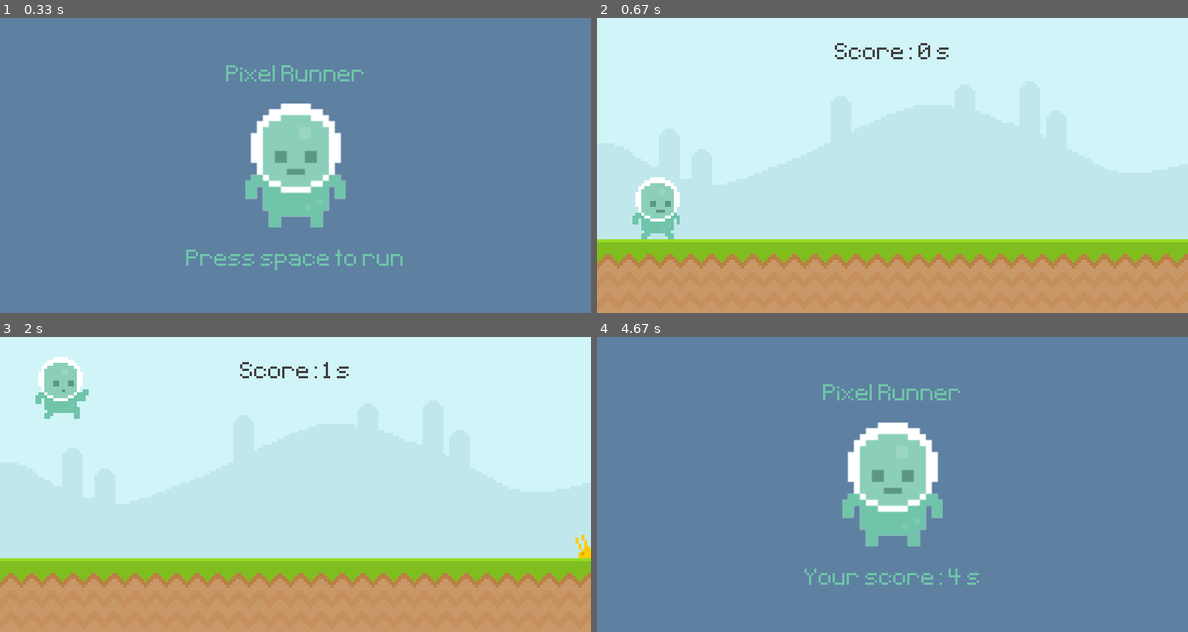
Above: before the commit, frames 1-4 (two rows, left to right).
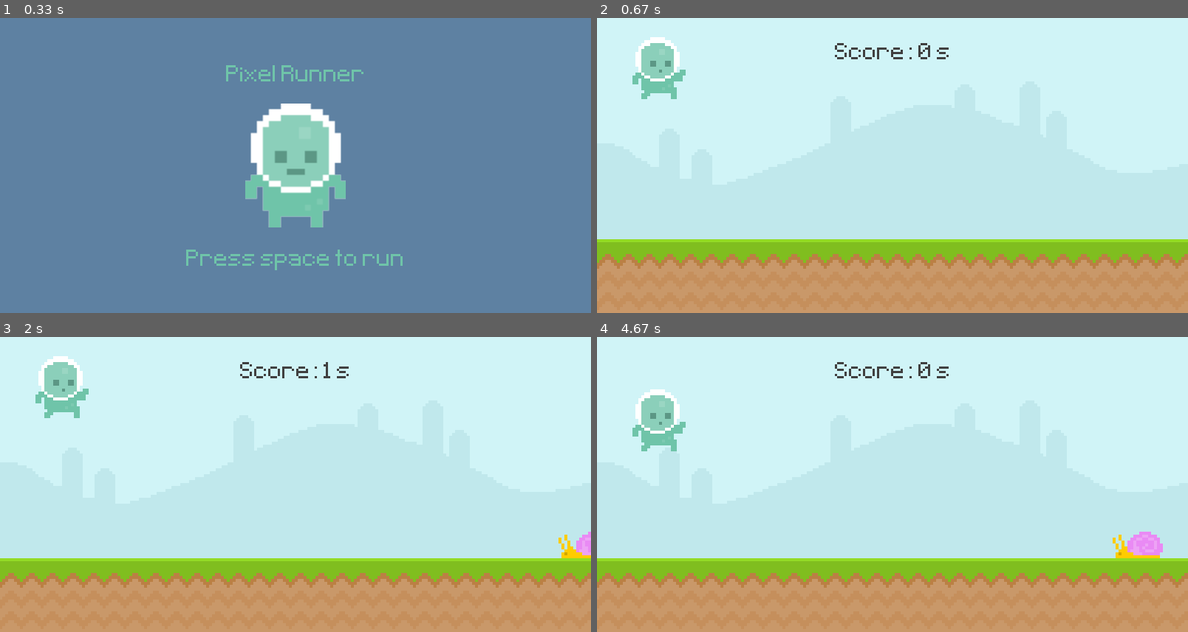
Above: after the commit, the same moments.

Repository: bstew794/PyGame_Tutorial
Game: pygame game, started from Runner.py
Two runs of this game, one before a commit and one after it. Both use one fixed random seed, a clock stepped at 60 frames per second and the inputs below.
Inputs (mouse positions are in pixels of both pictures, inside the frame that each line leads up to):
- Up to frame 1 (0.33 s): no input
- Up to frame 2 (0.67 s): tap Space at 0.33 s
- Up to frame 3 (2 s): hold Space 0.67-1.13 s; press the mouse at (59, 525) at 1.7 s; move the mouse to (218, 487) at 1.8 s; release the mouse at (372, 449) at 1.93 s
- Up to frame 4 (4.67 s): press the mouse at (656, 525) at 2.53 s; move the mouse to (851, 519) at 2.63 s; release the mouse at (1052, 516) at 2.77 s; hold Space 2.83-3.3 s; tap Space at 3.83 s; hold Space 4.17-4.63 s

Frame 1 is identical in both runs. In frame 2, 2.6% of the frame differs, in the area x 6-15%, y 6-75%; in frame 3, 0.4%; in frame 4, 100%, in the area x 0-100%, y 0-100%.

Commit message:
Major refactoring to use sprites for more of a OOP instead of FOP approach

Diff:
--- a/Runner.py
+++ b/Runner.py
@@ -2,7 +2,133 @@
 # import necessary modules
 import pygame
 from sys import exit
-from random import randint
+from random import randint, choice
+
+
+# This class derives from a PyGame Sprite to provide surfaces and rectangles for the player
+class Play(pygame.sprite.Sprite):
+    # Initializer function that inherits from the parent class
+    def __init__(self):
+        # Super initializer
+        super().__init__()
+
+
+        # Load player walking images into surfaces and save to list with index
+        walk_1 = pygame.image.load('Graphics/Player/walk1.png').convert_alpha()
+        walk_2 = pygame.image.load('Graphics/Player/walk2.png').convert_alpha()
+        self.walk = [walk_1, walk_2]
+        self.walk_indx = 0
+
+        # Load player jumping image into a surface
+        self.jump = pygame.image.load('Graphics/Player/jump.png').convert_alpha()
+
+        # Set initial player image equal to idnex zero of the walking surface list
+        self.image = self.walk[self.walk_indx]
+
+        # Set initial player rectangle and gravity values
+        self.rect = self.image.get_rect(midbottom = (80, 300))
+        self.grav = 0
+
+
+    # This function checks for user input
+    def play_inpt(self):
+        # Get the keys pressed by teh user
+        keys = pygame.key.get_pressed()
+        mouse_buttons = pygame.mouse.get_pressed()
+        mouse_pos = pygame.mouse.get_pos()
+
+        # Make the player object "jump" after pressing the spacebar or clicking on teh player
+        if keys[pygame.K_SPACE] or (mouse_buttons and self.rect.collidepoint(mouse_pos)):
+            # Only allow the player to jump if they are touching the ground
+            if self.rect.bottom >= 300:
+                    self.grav = -20
+
+    # This function applies gravity to a player object
+    def aply_grav(self):
+        # Increment gravity to simulate gravitaional acceleration
+        self.grav += 1
+        self.rect.bottom += self.grav
+
+        # Provide simulated collision with the ground to prevent infinite falling
+        if self.rect.bottom >= 300:
+            self.rect.bottom = 300
+            self.grav = 0 # original tutorial did not reset the gravity when touching the ground
+
+    # This function animates a player object
+    def anm8(self):
+        # Display jumping animation if the player object is off the floor
+        if self.rect.bottom < 300:
+            self.image = self.jump
+        # Display walking animation if the player object is on the floor
+        else:
+            self.walk_indx += 0.1
+
+            if self.walk_indx >= len(self.walk):
+                self.walk_indx = 0
+
+            self.image = self.walk[int(self.walk_indx)]
+
+    # This function updates a player object by calling class functions
+    def update(self):
+        self.play_inpt()
+        self.aply_grav()
+        self.anm8()
+
+# This class derives from a PyGame Sprite to provide surfaces and rectangles for the player
+class Obst(pygame.sprite.Sprite):
+    # Initializer function that inherits from the parent class with new field that contains enemy type
+    def __init__(self, type):
+        # Super initializer
+        super().__init__()
+
+        # save type for later
+        self.type = type
+
+
+        # Load fly images into surfaces and save to frames list
+        if self.type == 'fly':
+            fly_1 = pygame.image.load('Graphics/Enemies/Fly/fly1.png').convert_alpha()
+            fly_2 = pygame.image.load('Graphics/Enemies/Fly/fly2.png').convert_alpha()
+            self.frmes = [fly_1, fly_2]
+            y_pos = 210
+        # Load snail images into surfaces and save to frames list
+        else:
+            slid_1 = pygame.image.load('Graphics/Enemies/Snail/snail1.png').convert_alpha()
+            slid_2 = pygame.image.load('Graphics/Enemies/Snail/snail2.png').convert_alpha()
+            self.frmes = [slid_1, slid_2]
+            y_pos = 300
+
+        self.frme_index = 0
+
+        # Set initial obstacle surface and rectangle
+        self.image = self.frmes[self.frme_index]
+        self.rect = self.image.get_rect(bottomleft = (randint(800, 1000), y_pos))
+
+
+    # This function animates an obstacle object
+    def anm8(self):
+        # Set animation frequency dependent on enemy type
+        if self.type == 'fly':
+            self.frme_index += 0.2
+        else:
+            self.frme_index += 0.1
+
+        # Display 1st or second enemy frame dependent on the index
+        if self.frme_index >= len(self.frmes):
+            self.frme_index = 0
+
+        self.image = self.frmes[int(self.frme_index)]
+
+    # This function removes obstacles that have moved offscreen from their parent sprite group
+    def destroy(self):
+        if self.rect.right < 0:
+            self.kill()
+
+    # This function updates an obstacle object by calling class fucntions
+    def update(self):
+        self.anm8()
+        self.rect.left -= 6
+        self.destroy()
 
 
 # This function helps calculate the score of the player
@@ -17,59 +143,15 @@
 
     return curr_time
 
-
-# This function moves each obstacle in the provided list
-def obst_move(obst_list):
-    # Check if the obstacle lsit is empty
-    if obst_list:
-        # Iterate through the obstacle list
-        for obst_rect in obst_list:
-            # Move the obstacle by 5 pixels to the left
-            obst_rect.left -= 5
-
-            # Display a snail if the obastacle is touching the ground, and a fly otherwise
-            if obst_rect.bottom == 300:
-                screen.blit(snal_surf, obst_rect)
-            else:
-                screen.blit(fly_surf, obst_rect)
-
-
-        # Remove obstacles that are now offscreen
-        obst_list = [obst for obst in obst_list if obst.right >= 0]
-
-
-        # Return the obstacle list for overwriting
-        return obst_list
-    # Logic required if an empty list is passed into the function
-    else:
-        return []
-
-
-# This function checks for collision between the player and obstacles
-def chec_for_coll(play, obst_list):
-    # if the obstacle list is not empty then check if the player collided with any of them
-    if obst_list:
-        for obst_rect in obst_list:
-            if play.colliderect(obst_rect):
-                return False
+# This function checks for collision between the player and obstacles but with refreshing SPRITE
+def chec_for_coll_sprit():
+    # Use built-in sprite collision detection function
+    if pygame.sprite.spritecollide(play.sprite, obsts, False):
+        # Delete all obstacles if player dies
+        obsts.empty()
+
+        return False
     return True
-
-
-# This function animates the player
-def play_anim():
-    global play_surf, play_walk_indx
-
-    # Display jumping animation if player is off the floor
-    if play_rect.bottom < 300:
-        play_surf = play_jump
-    # Display walking animation if player is on the floor
-    else:
-        play_walk_indx += 0.1
-
-        if play_walk_indx >= len(play_walks):
-            play_walk_indx = 0
-
-        play_surf = play_walks[int(play_walk_indx)]
 
 
 # Initialize the pygame system to allow me to run and display the game
@@ -87,51 +169,29 @@
 star_time = 0
 score = 0
 
+# Define sprite group for player
+play = pygame.sprite.GroupSingle()
+play.add(Play())
+
+# Define sprite group for enemies
+obsts = pygame.sprite.Group()
+
 # Define some surfaces including the environment, actors, and text
 sky_surf = pygame.image.load('Graphics/Enviroment/sky.png').convert_alpha()
 grnd_surf = pygame.image.load('Graphics/Enviroment/ground.png').convert_alpha()
-snal_slid_1 = pygame.image.load('Graphics/Enemies/Snail/snail1.png').convert_alpha()
-snal_slid_2 = pygame.image.load('Graphics/Enemies/Snail/snail2.png').convert_alpha()
-fly_sq_1 = pygame.image.load('Graphics/Enemies/Fly/fly1.png').convert_alpha()
-fly_sq_2 = pygame.image.load('Graphics/Enemies/Fly/fly2.png').convert_alpha()
-play_walk_1 = pygame.image.load('Graphics/Player/walk1.png').convert_alpha()
-play_walk_2 = pygame.image.load('Graphics/Player/walk2.png').convert_alpha()
-play_jump = pygame.image.load('Graphics/Player/jump.png').convert_alpha()
 play_stan = pygame.image.load('Graphics/Player/stand.png').convert_alpha()
 play_stan = pygame.transform.rotozoom(play_stan, 0, 2)
 game_name = pixe_font.render('Pixel Runner', False, (111, 196, 169))
 game_mess = pixe_font.render('Press space to run', False, (111, 196, 169))
 
-# Define player attributes
-play_grav = 0
-play_walks = [play_walk_1, play_walk_2]
-play_walk_indx = 0
-play_surf = play_walks[play_walk_indx]
-
-# Define obstacle attributes
-snal_slids = [snal_slid_1, snal_slid_2]
-snal_slid_indx = 0
-snal_surf = snal_slids[snal_slid_indx]
-fly_sqs = [fly_sq_1, fly_sq_2]
-fly_sq_indx = 0
-fly_surf = fly_sqs[fly_sq_indx]
-
 # Define a rectangle hitbox for the player, and menu items
-play_rect = play_surf.get_rect(midbottom = (80, 300))
 stan_rect = play_stan.get_rect(center = (400, 200))
 name_rect = game_name.get_rect(center = (400, 80))
 mess_rect = game_mess.get_rect(center = (400, 330))
 
-# Define obstacles list
-obst_rects = []
-
 # Define timer variables
 obst_tmer = pygame.USEREVENT + 1
 pygame.time.set_timer(obst_tmer, 1400)
-snal_anim_tmer = pygame.USEREVENT + 2
-pygame.time.set_timer(snal_anim_tmer, 500)
-fly_anim_tmer = pygame.USEREVENT + 3
-pygame.time.set_timer(fly_anim_tmer, 200)
 
 # Main game loop
 while True:
@@ -143,45 +203,12 @@
             exit()
 
 
-        # Player input during an active game state
+        # Conditional statements while game state is active
         if game_actv:
-            # Jump if the player is clicked on
-            if event.type == pygame.MOUSEBUTTONDOWN:
-                if play_rect.collidepoint(event.pos):
-                    if play_rect.bottom >= 300:
-                        play_grav = -20
-
-            # Jump if space key is pressed
-            if event.type == pygame.KEYDOWN:
-                if event.key == pygame.K_SPACE:
-                    if play_rect.bottom >= 300:
-                            play_grav = -20
-
             # Obstacle addition timer logic
             if event.type == obst_tmer:
                 # Conditionally add a new enemy to the obstacle list
-                if randint(0,2):
-                    obst_rects.append(snal_surf.get_rect(bottomleft = (randint(800, 1000), 300)))
-                else:
-                    obst_rects.append(fly_surf.get_rect(bottomleft = (randint(800, 1000), 210)))
-
-            # Snail animation timer logic
-            if event.type == snal_anim_tmer:
-                if snal_slid_indx == 0:
-                    snal_slid_indx = 1
-                else:
-                    snal_slid_indx = 0
-
-                snal_surf = snal_slids[snal_slid_indx]
-
-            # Fly animation timer logic
-            if event.type == fly_anim_tmer:
-                if fly_sq_indx == 0:
-                    fly_sq_indx = 1
-                else:
-                    fly_sq_indx = 0
-
-                fly_surf = fly_sqs[fly_sq_indx]
+                obsts.add(Obst(choice(['fly', 'snail', 'snail', 'snail'])))
 
         # Player input during an inactive game state
         else:
@@ -189,16 +216,15 @@
             if event.type == pygame.KEYDOWN:
                 if event.key == pygame.K_SPACE:
                     game_actv = True
-                    obst_rects = []
-                    play_rect.bottom = 300
-                    play_grav = 0
-                    play_walk_indx = 0
-                    snal_slid_indx = 0
-                    fly_sq_indx = 0
+
+                    play.sprite.rect.bottom = 300
+                    play.sprite.grav = 0
+                    play.sprite.walk_indx = 0
+
                     star_time = pygame.time.get_ticks()
 
 
-    # The actual Game Logic
+    # The active game state logic
     if game_actv:
         # Display the skybox surface on the screen surface
         screen.blit(sky_surf, (0, 0))
@@ -206,36 +232,29 @@
         # Display the ground surface on the screen surface
         screen.blit(grnd_surf, (0, 300))
 
-
         # Display the score surface on the screen surface
         score = disp_scor()
 
 
-        # Manage player gravity
-        play_grav += 1
-        play_rect.bottom += play_grav
-
-        # Add ground collision
-        if play_rect.bottom >= 300:
-            play_rect.bottom = 300
-            play_grav = 0 # original tutorial did not reset the gravity when touching the ground
-
-        # Determine player surface to use
-        play_anim()
-
-        # Display the player on the screen surface
-        screen.blit(play_surf, play_rect)
-
-
-        # Move the obstacles
-        obst_rects = obst_move(obst_rects)
+        # Draw a sprite of the Player object
+        play.draw(screen)
+
+        # Update the Player sprite object
+        play.update()
+
+
+        # Draw the sprites from the enemy group
+        obsts.draw(screen)
+
+        # Update the enemy sprites
+        obsts.update()
 
 
         # Manage player collision with obstacles
-        game_actv = chec_for_coll(play_rect, obst_rects)
+        game_actv = chec_for_coll_sprit()
     # The menu logic
     else:
-        # Show player character standing
+        # Show player character standing on menu screen
         screen.fill((94, 129, 162))
         screen.blit(play_stan, stan_rect)
 
@@ -244,7 +263,6 @@
         scor_mess = pixe_font.render(f'Your score: {score} s', False, (111, 196, 169))
         scor_mess_rect = scor_mess.get_rect(center = (400, 330))
 
-
         # Show game name
         screen.blit(game_name, name_rect)
 
